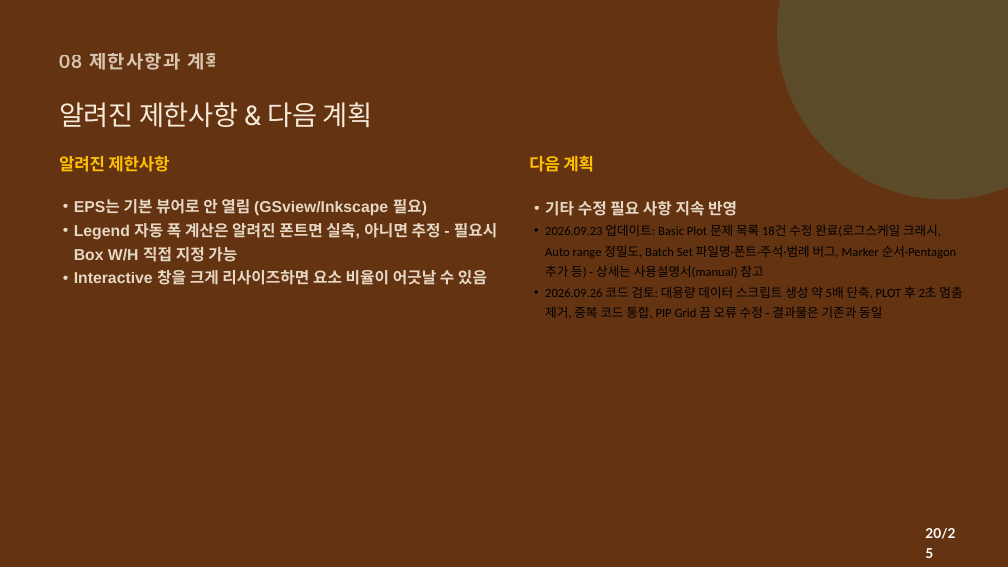
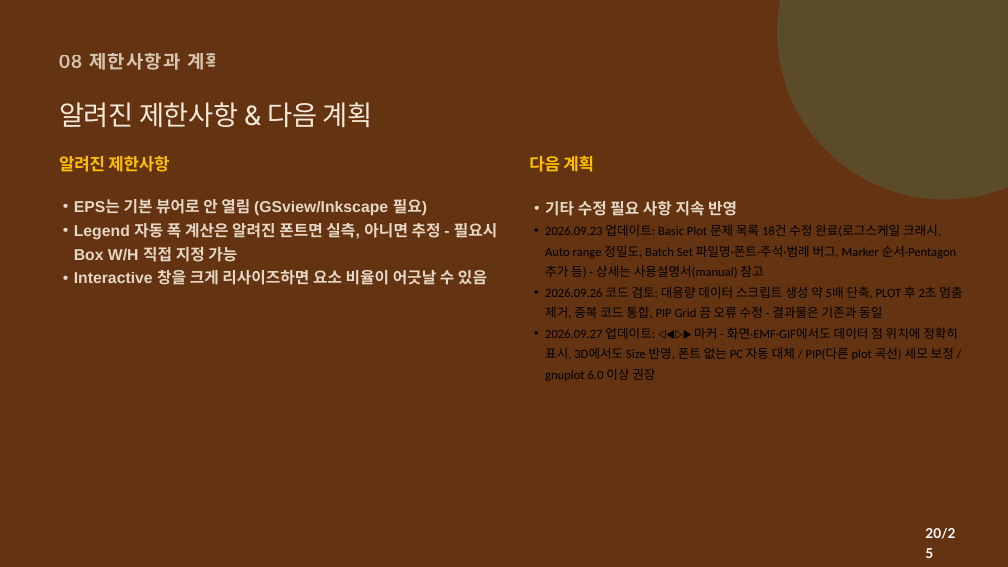
Before and after one commit to CWKIM113/CathPlot_Pub, a slide deck: slide 20 of CathPlot_발표.pptx. Drawn at 1008x567 pixels with LibreOffice and Linux fonts; fonts in the diff are those of the drawing. Boxes give left, top, right and bottom in pixels: in the first picture for what was removed or moved away, otherwise in the second. Text is boxed around its words. In the diff, an @@ line names an element or a change of style, - is before the commit and + after.

```diff
--- a/CathPlot_발표.pptx
+++ b/CathPlot_발표.pptx
@@ text at [545,328,958,381]: paragraph added @@
+• 2026.09.27 업데이트: ◁◀▷▶ 마커 - 화면·EMF·GIF에서도 데이터 점 위치에 정확히 표시, 3D에서도 Size 반영, 폰트 없는 PC 자동 대체 / PIP(다른 plot 곡선) 세모 보정 / gnuplot 6.0 이상 권장
```
Also in this commit, not shown: 4 other files.
